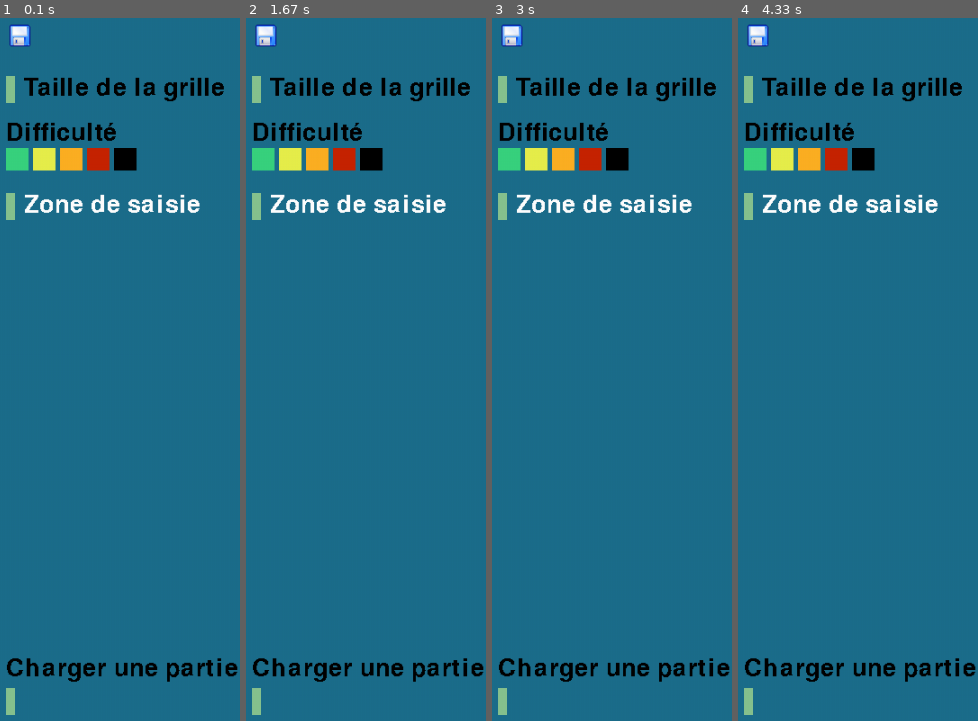
Above: before the commit, frames 1-4 (left to right).
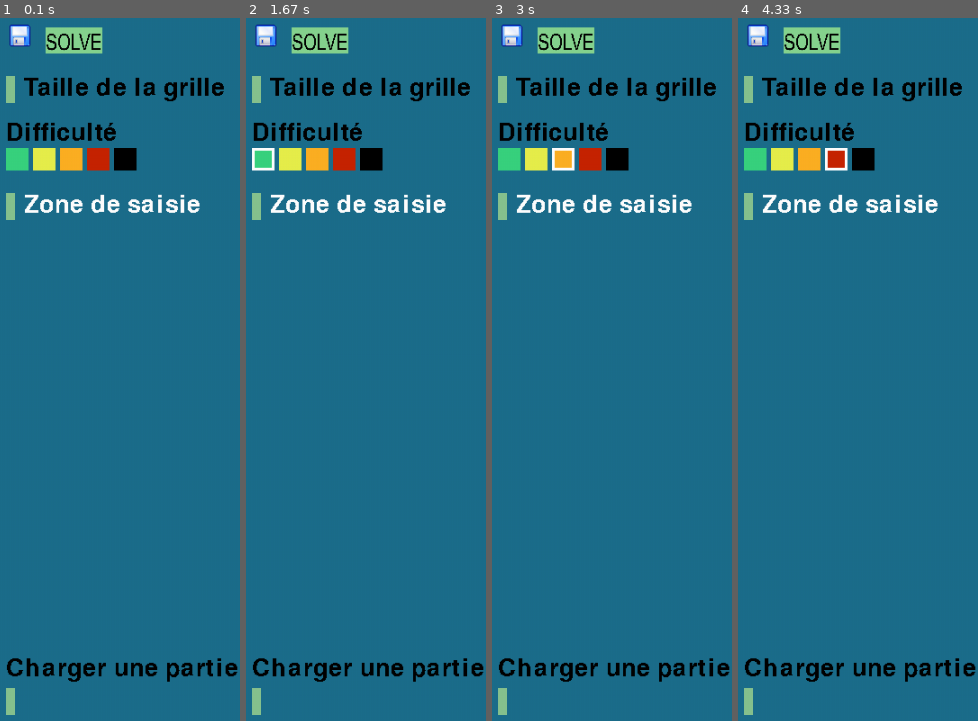
Above: after the commit, the same moments.

Repository: Inazo13/Sudoku
Game: pygame game, started from Main.py
Two runs of this game, one before a commit and one after it. Both use one fixed random seed, a clock stepped at 60 frames per second and the inputs below.
Inputs (mouse positions are in pixels of both pictures, inside the frame that each line leads up to):
- Up to frame 1 (0.1 s): no input
- Up to frame 2 (1.67 s): click (outside the picture) at 0.38 s; click (262, 158) at 0.72 s; click (255, 699) at 1.05 s; click (366, 622) at 1.38 s
- Up to frame 3 (3 s): click (535, 158) at 1.72 s; click (501, 207) at 2.55 s; click (561, 158) at 2.88 s
- Up to frame 4 (4.33 s): click (747, 88) at 3.72 s; click (834, 158) at 4.05 s

The runs differ from the first frame. In frame 1, 0.9% of the frame differs, in the area x 18-43%, y 1-6%; in frame 2, 1.1%, in the area x 2-43%, y 1-22%; in frame 3, 1.1%; in frame 4, 1.1%.

Commit message:
Update Main.py

Diff:
--- a/Main.py
+++ b/Main.py
@@ -1,6 +1,7 @@
 import pygame
 import copy
 
+import Ruleset
 import fileManager
 import FillGrid
 import removeNum
@@ -13,10 +14,16 @@
 clock = pygame.time.Clock()
 running = True
 
+victory=False
+lose=False
 grilleEnCours=False
 generate = False
 defaultDiff=1
 Diff=0
+triche=False
+
+#Si utilisateur souhaite résoudre la grille
+solve=False
 
 #partie def et grille
 x=y=50
@@ -29,6 +36,16 @@
 img=pygame.image.load('save.png')
 small_img = pygame.transform.scale(img, (30, 30))
 save_hitobx = pygame.Rect(740, 10, 25, 25)
+
+#affichage du bouton solve
+buttonSolve=pygame.image.load("solve.png")
+solve_small = pygame.transform.scale(buttonSolve, (70, 70))
+save2_hitobx = pygame.Rect(770, 5, 75, 40)
+
+#victoire/défaite
+death=pygame.image.load("YOU_DIED.png")
+Victory=pygame.image.load("VICTORY_ACHIEVED.png")
+Victory_resize=pygame.transform.scale(Victory, (1280, 720))
 
 
 #input cell test
@@ -90,21 +107,20 @@
 #deuxieme def prends la case choisie par l'utilisateur
 def inputUser(size):
     x,y=pygame.mouse.get_pos()
-    ligne=0
-    column=0
-    ecart=720/(size*size)
-    if ((x>=15)& (x<=735)):
+    if ((x>=15)& (x<=735)) & ((y>15)&(y<=735)):
+        ligne=0
+        column=0
+        ecart=720/(size*size)
         #print(x)
         while(x>(((ligne+1)*ecart)+15)):
             ligne+=1
-    if ((y>15)&(y<=735)):
         #print y
         while(y>(((column+1)*ecart)+15)):
             column+=1
-    if ((y<=735)& (x<=735)):
         #pygame.draw.rect(screen, "violet",pygame.Rect((ligne*ecart)+15,(column*ecart)+15, ecart,ecart))
         print("ligne: ", ligne, "colonne", column)
-    return ligne,column
+        return ligne,column
+    return None, None
 
 #dessine la grille
 def drawGrid(grid, size):
@@ -124,11 +140,12 @@
 #test si la case choisie est valide et peut être remplie
 #ATTENTION NE PRENDS PAS EN COMPTE LES VALEURS POSSIBLES DONC ON PEUT METTRE DES ?? EN INPUT
 def testValid(ligne, column, grid, fillerGrid):
-    if user_text!="":
+    if (user_text!="") & (ligne!=None) & (column!=None):
         if grid[column][ligne]==".":
             print("valid")
             fillerGrid[column][ligne]=user_text
             print(grid)
+
 
 
 while running:
@@ -160,9 +177,14 @@
 
             if save_hitobx.collidepoint(event.pos):
                 if ((fileManager.userpath!='\.')&(grilleEnCours==True)):
-                    fileManager.saveGrid(grid, fillerGrid, fileManager.userpath)
+                    fileManager.saveGrid(grid, fillerGrid)
                 else:
                     print("pas de grille en cours")
+
+            if save2_hitobx.collidepoint(event.pos):
+                print("hit")
+                solve=True
+                triche=True
 
             if ez_diff.collidepoint(event.pos):
                 Diff=1
@@ -226,6 +248,8 @@
         grilleEnCours=True
         if size==3:
             my_font = pygame.font.SysFont('microsofthimalaya', 80)
+        elif size==2:
+            my_font = pygame.font.SysFont('microsofthimalaya', 90)
         elif size==4:
             my_font = pygame.font.SysFont('microsofthimalaya', 60)
         elif size==6:
@@ -237,7 +261,10 @@
         if Diff==0:
             Diff=defaultDiff
         if generate==False:
-            grid = FillGrid.generateGrid(size)
+            if size==5 or size==6:
+                grid = FillGrid.generateGrid2(size)
+            else:
+                grid = FillGrid.generateGrid(size)
             removeNum.removeNum(grid, Diff)
             generate = True
             fillerGrid = copy.deepcopy(grid)
@@ -245,6 +272,28 @@
         drawGrid(fillerGrid, size)
     else:
         grilleEnCours=False
+
+    #Résoud la grille si demandé
+    if solve==True:
+        fillerGrid=grid
+        solveGrid.solveGrid(grid)
+        drawEmptyGrid(size, fillerGrid)
+        drawGrid(fillerGrid, size)
+        solve=False
+        if size=='':
+            triche=False
+
+    if grilleEnCours==True:
+        if (Ruleset.emptyNum(fillerGrid)==False) & (triche==False):
+            SolvedGrid=copy.deepcopy(grid)
+            solveGrid.solveGrid(SolvedGrid)
+            if (SolvedGrid==fillerGrid):
+                victory=True
+            else:
+                lose=True
+        else:
+            victory=False
+            lose=False
 
     #zone de saisie numéro 1
     if active:
@@ -291,6 +340,11 @@
 
     #test image
     screen.blit(small_img,(740,10))
+    screen.blit(solve_small,(780, -8))
+    if lose==True:
+        screen.blit(death, (-450,-150))
+    if victory==True:
+        screen.blit(Victory_resize, (-100, 0))
 
     #boutons de difficulté
     pygame.draw.rect(screen, (57,211,126),ez_diff)
@@ -299,6 +353,18 @@
     pygame.draw.rect(screen, (198,36,3),hardplus_diff)
     pygame.draw.rect(screen, (0,0,1),demon_diff)
 
+    #esthétique bouton difficulté
+    if Diff==1:
+        pygame.draw.rect(screen, (255,255,255), pygame.Rect(740, 150, 25, 25), 3)
+    elif Diff==2:
+        pygame.draw.rect(screen, (255,255,255), pygame.Rect(770, 150, 25, 25), 3)
+    elif Diff==3:
+        pygame.draw.rect(screen, (255,255,255), pygame.Rect(800, 150, 25, 25), 3)
+    elif Diff==4:
+        pygame.draw.rect(screen, (255,255,255), pygame.Rect(830, 150, 25, 25), 3)
+    elif Diff==5:
+        pygame.draw.rect(screen, (255,255,255), pygame.Rect(860, 150, 25, 25), 3)
+
     # flip() the display to put your work on screen
     pygame.display.flip()
 
